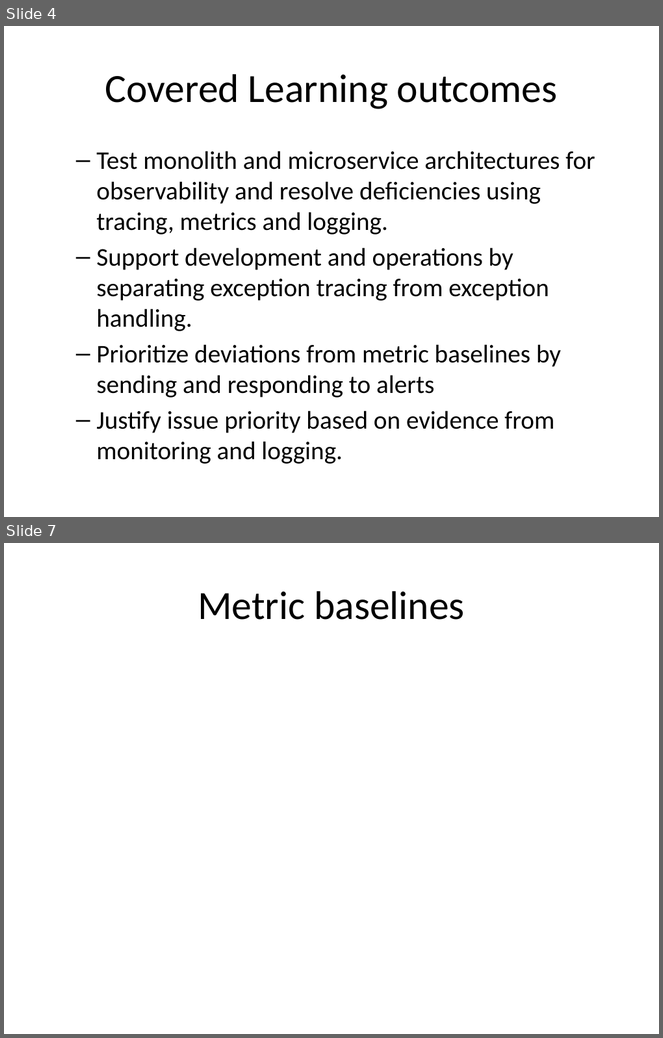
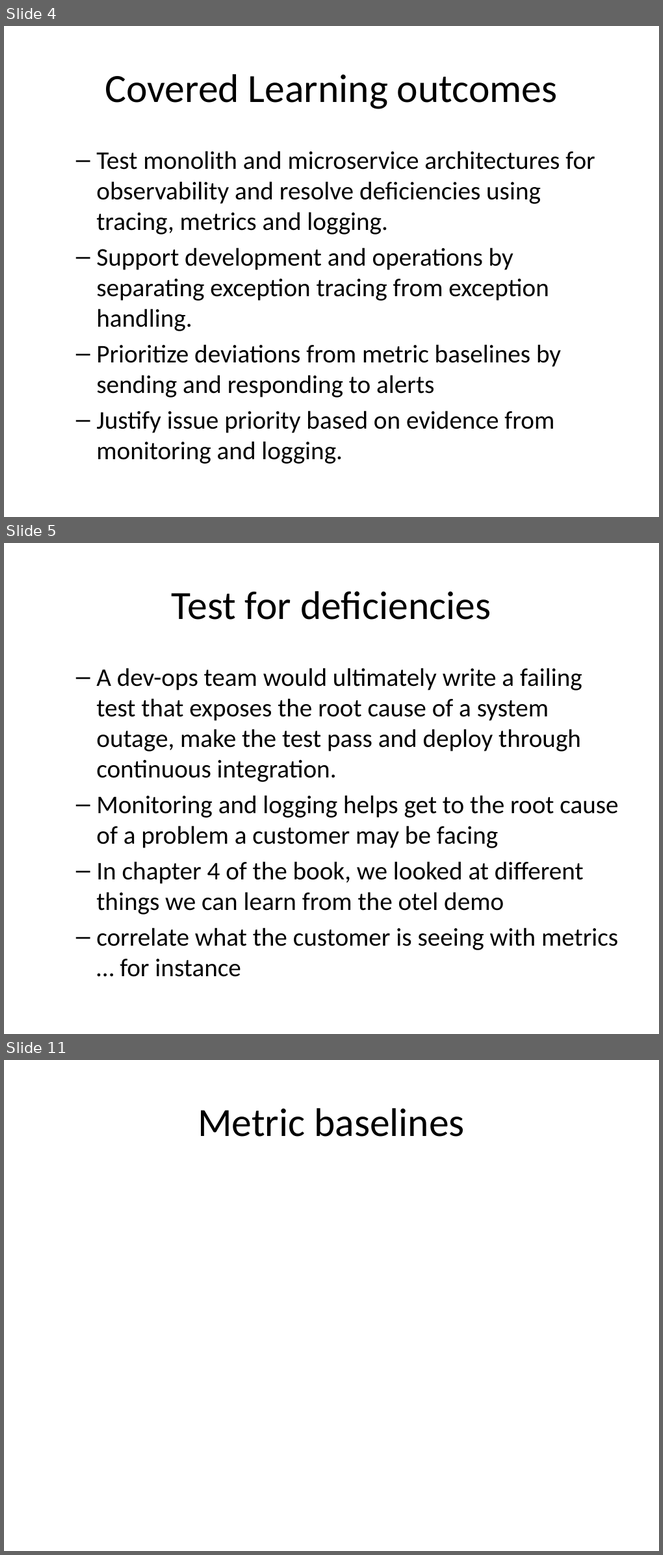
Before and after one commit to rhildred/INFO8985, a slide deck: monolith_analysis/slides.pptx. Shown one above the other, each under a label of ours: slides 4 and 7 before the commit, slides 4, 5 and 11 after it; the slides between them are not shown. The pictures are 663x1038 and 663x1555 pixels, drawn with LibreOffice and Linux fonts; fonts in the diff are those of the drawing. Boxes give left, top, right and bottom in pixels: in the first picture for what was removed or moved away, otherwise in the second. Text is boxed around its words. In the diff, an @@ line names an element or a change of style, - is before the commit and + after.

Commit message:
deploy: d2709da663bfba662e878373f07f919b916c7f71

```diff
--- a/monolith_analysis/slides.pptx
+++ b/monolith_analysis/slides.pptx
@@ slide 5 added at [4,543,659,1034], background #FFFFFF @@
@@ title added at [172,591,491,620], 44 pt, text #000000 @@
+Test for deficiencies
@@ text added at [96,668,618,977], 28 pt, text #000000 @@
+  – A dev-ops team would ultimately write a failing test that exposes the root cause of a system outage, make the test pass and deploy through continuous integration.
+  – Monitoring and logging helps get to the root cause of a problem a customer may be facing
+  – In chapter 4 of the book, we looked at different things we can learn from the otel demo
+  – correlate what the customer is seeing with metrics … for instance
@@ what was slide 7 is now slide 11 @@
```
Also in this commit, not shown: 3 slides changed, 4 other slides added, 1 slide removed, 16 other files.
